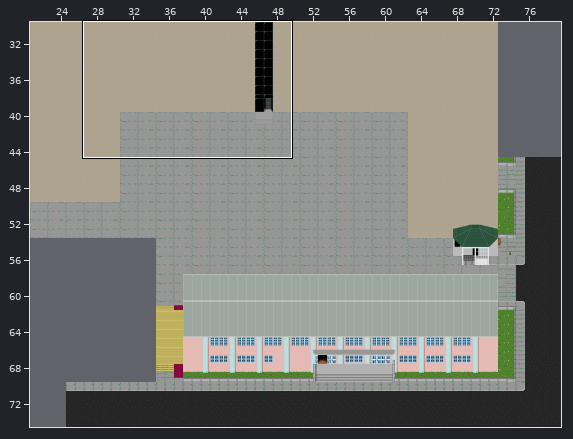
Tiled map (JSON): zw-map/maps/outside.json. Above: a wide view before the commit, with the close-up outlined.
Close-up. Before the edit:
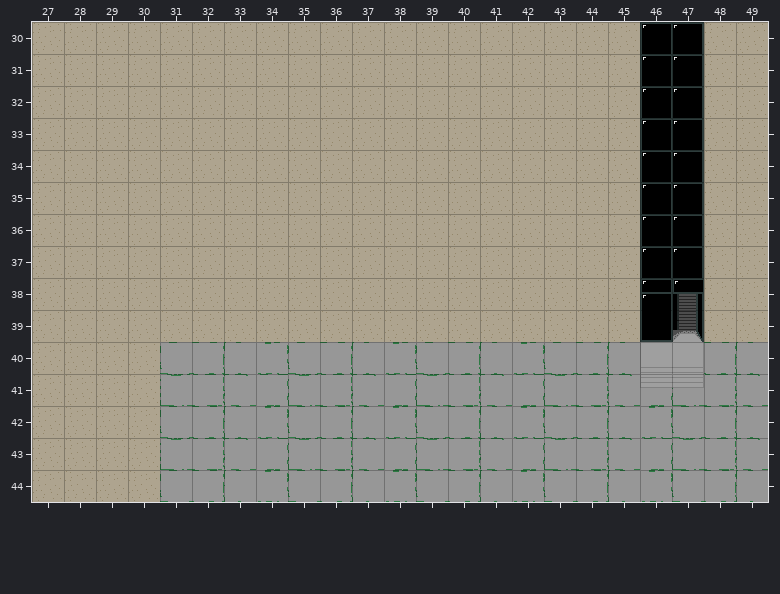
Cells are 32x32 px. Shown: x 27..49, y 30..44. The commit also changed other parts of the map, which this record leaves out.
After the commit:
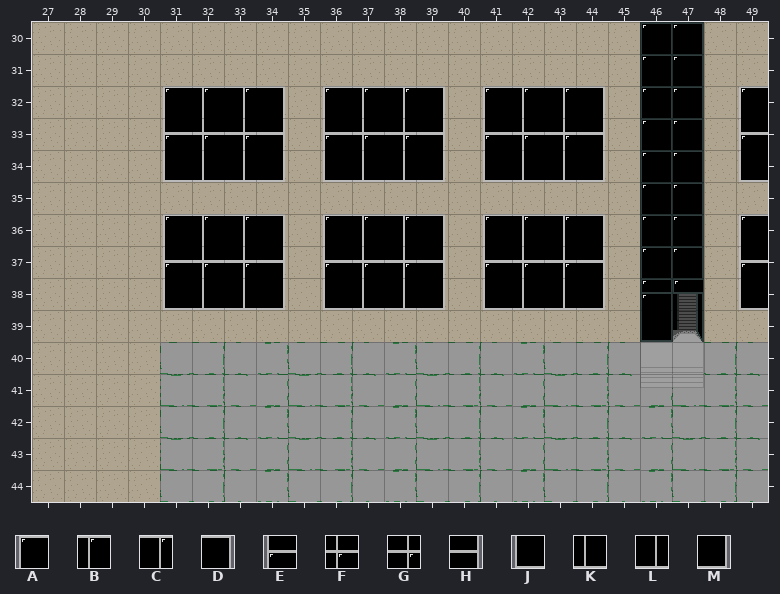
Key: from "outside": A 427, B 428, C 429, D 430, E 459, F 460, G 461, H 462, J 491, K 492, L 493, M 494.
_ is an empty cell, . an unchanged one.
What changed:
--- layer "Kachelebene 10"
@@ x 31..49 @@
-32 ____.____.____...._
-33 ____.____.____...._
-34 ____.____.____...._
+32 ABCD.ABCD.ABCD....A
+33 EFGH.EFGH.EFGH....E
+34 JKLM.JKLM.JKLM....J
@@ x 31..49 @@
-36 ____.____.____...._
-37 ____.____.____...._
-38 ____.____.____...._
+36 ABCD.ABCD.ABCD....A
+37 EFGH.EFGH.EFGH....E
+38 JKLM.JKLM.JKLM....J
